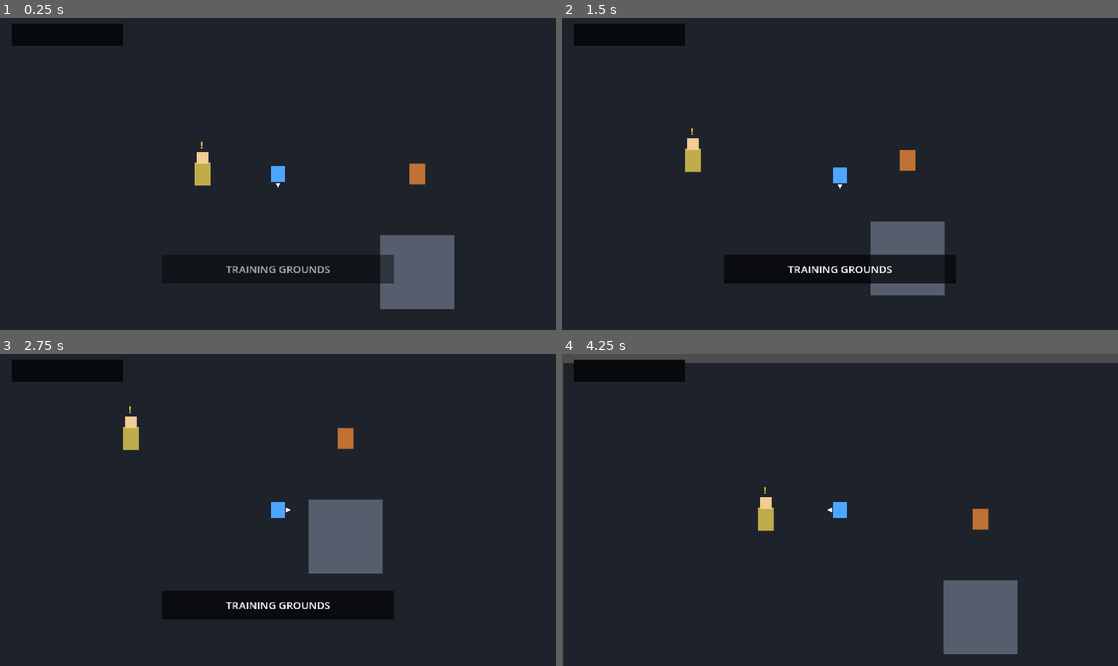
Above: before the commit, frames 1-4 (two rows, left to right).
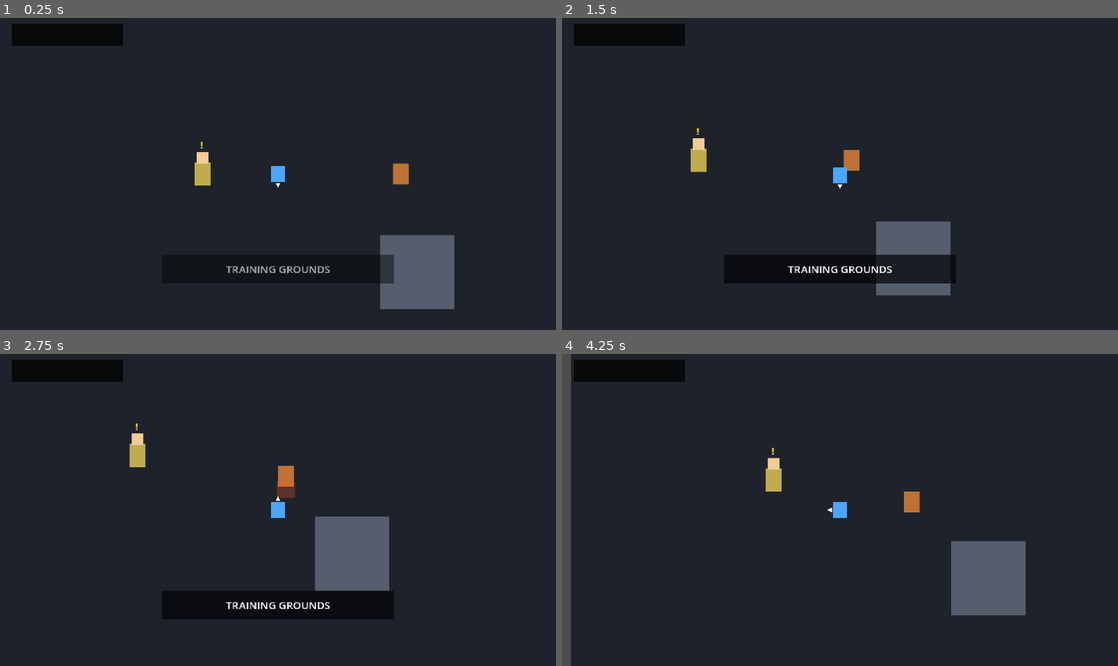
Above: after the commit, the same moments.

Repository: kikajima/dragonballsoullegacy
Game: Godot game, scene res://scenes/bootstrap/bootstrap.tscn
Two runs of this game, one before a commit and one after it. Both use one fixed random seed, a clock stepped at 60 frames per second and the inputs below.
Inputs:
- Up to frame 1 (0.25 s): no input
- Up to frame 2 (1.5 s): tap Enter (ui_accept) at 0.5, 0.77 s; hold D (move_right) 0.53-1.28 s; tap J (attack) at 0.6 s; hold S (move_down) from 1.28 s (still down); tap Shift (block) at 1.35 s
- Up to frame 3 (2.75 s): tap Enter (ui_accept) at 1.52 s; release S (move_down) at 2.03 s; hold D (move_right) from 2.03 s (still down); hold L (charge_ki) from 2.03 s (still down)
- Up to frame 4 (4.25 s): release D (move_right) at 2.78 s; release L (charge_ki) at 2.78 s; hold W (move_up) 2.78-3.53 s; tap Space (dash) at 2.85 s; tap Enter (ui_accept) at 3.02, 3.77 s; hold A (move_left) from 3.53 s (still down); hold E (interact) from 3.53 s (still down)

The runs differ from the first frame. In frame 1, 0.4% of the frame differs, in the area x 70-77%, y 46-54%; in frame 2, 0.9%; in frame 3, 2.9%; in frame 4, 8.6%, in the area x 0-100%, y 0-100%.
Error before the commit: Attempt to call function 'tick' in base 'null instance' on a null instance. (res://actors/enemies/debug_goku_enemy.gd:102)

Commit message:
feat: configure training enemy with uncommon combat intelligence

Diff:
--- a/actors/enemies/debug_goku_enemy.tscn
+++ b/actors/enemies/debug_goku_enemy.tscn
@@ -10,6 +10,9 @@
 [ext_resource type="Script" path="res://components/hitbox/hitbox_component.gd" id="8_hitbox"]
 [ext_resource type="Script" path="res://components/progression/experience_reward_component.gd" id="9_xp_reward"]
 [ext_resource type="PackedScene" path="res://world/pickups/pickup_actor.tscn" id="10_pickup"]
+[ext_resource type="Script" path="res://components/guard/guard_component.gd" id="11_guard"]
+[ext_resource type="Script" path="res://components/ai/enemy_ai_component.gd" id="12_ai"]
+[ext_resource type="Resource" path="res://data/enemies/ai/uncommon.tres" id="13_ai_profile"]
 
 [sub_resource type="RectangleShape2D" id="BodyShape"]
 size = Vector2(10, 8)
@@ -95,6 +98,17 @@
 script = ExtResource("9_xp_reward")
 experience_reward = 25
 
+[node name="GuardComponent" type="Node" parent="Components"]
+script = ExtResource("11_guard")
+damage_multiplier = 0.25
+front_dot_threshold = 0.0
+
+[node name="EnemyAIComponent" type="Node" parent="Components"]
+script = ExtResource("12_ai")
+profile = ExtResource("13_ai_profile")
+melee_threat_range = 36.0
+projectile_corridor_radius = 16.0
+
 [node name="Hurtbox" type="Area2D" parent="."]
 collision_layer = 4
 collision_mask = 0
Not shown: 1 places in actors/enemies/debug_goku_enemy.tscn that only renumber resources
